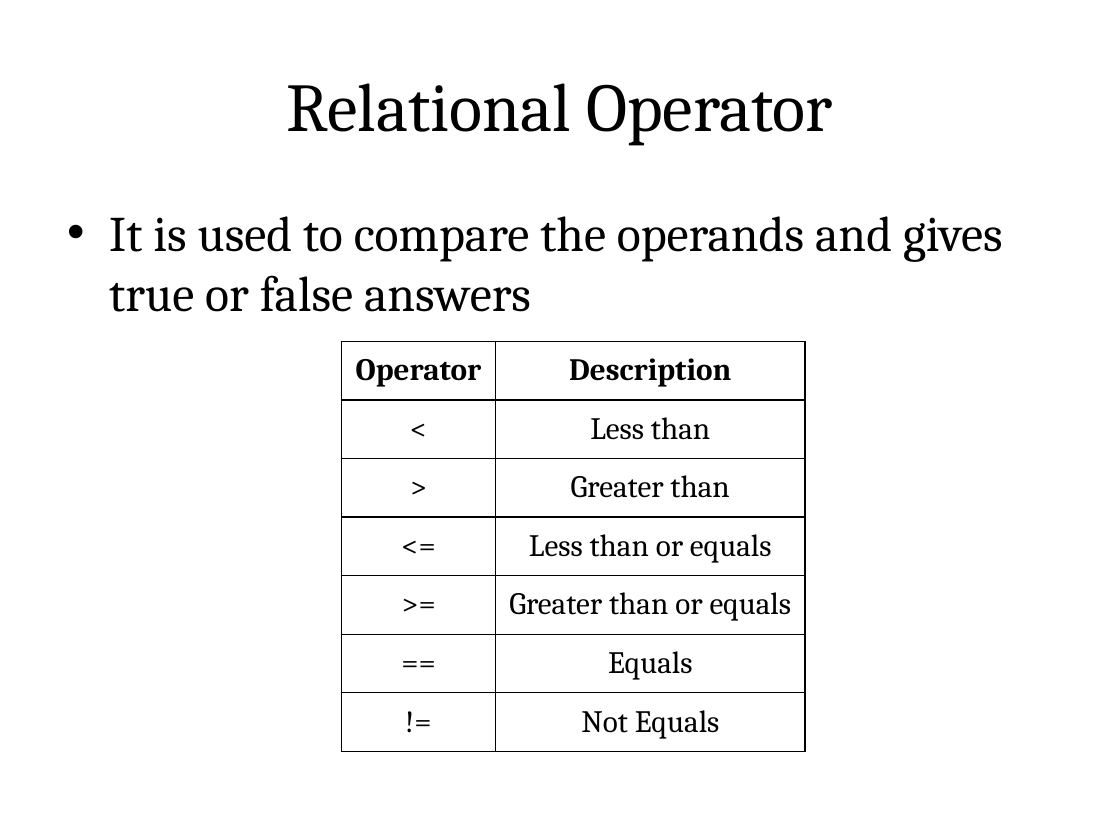
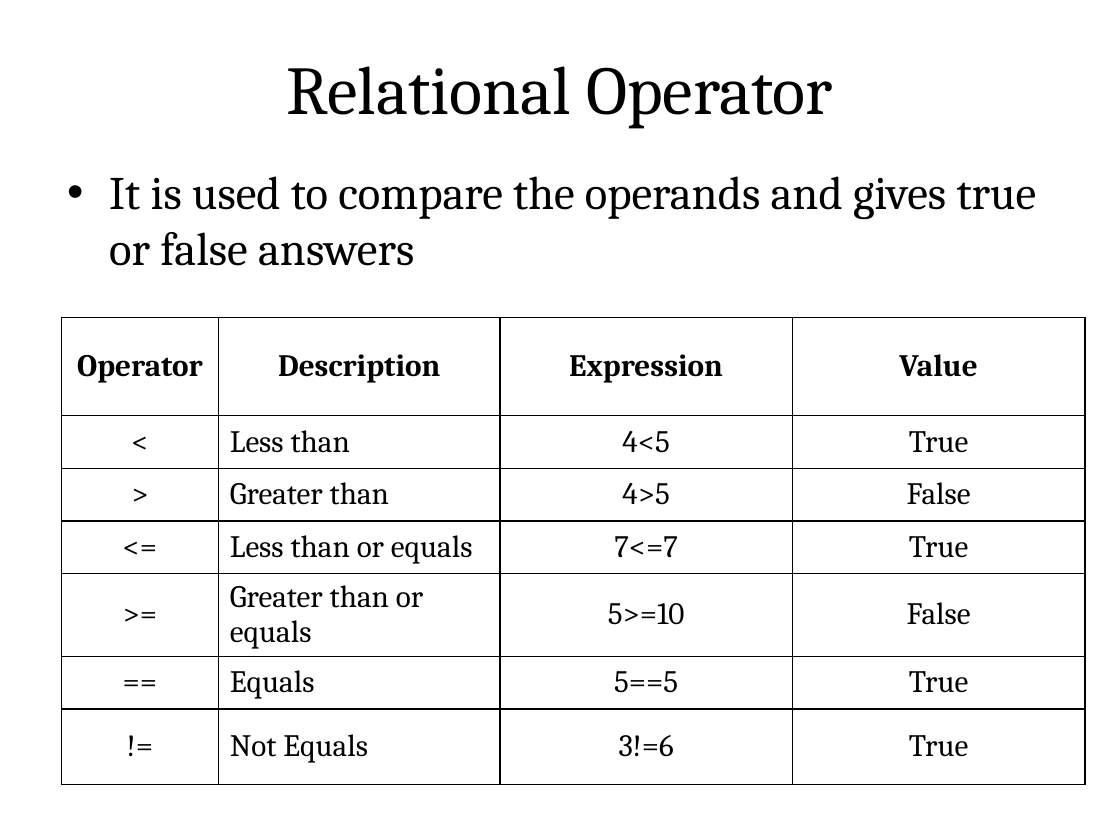
Before and after one commit to rajasekaran36/GE8151-Problem-Solving-and-Python-Programming, a slide deck: slide 5 of Slides/Unit 2/GE8151-U2-2-Operators.pptx. Drawn at 1120x840 pixels with LibreOffice and Linux fonts; fonts in the diff are those of the drawing. Boxes give left, top, right and bottom in pixels: in the first picture for what was removed or moved away, otherwise in the second. Text is boxed around its words. In the diff, an @@ line names an element or a change of style, - is before the commit and + after.

```diff
--- a/Slides/Unit 2/GE8151-U2-2-Operators.pptx
+++ b/Slides/Unit 2/GE8151-U2-2-Operators.pptx
@@ title "Relational Operator": place and size @@
-title "Relational Operator" at [56, 34, 1064, 174]
+title "Relational Operator" at [56, 34, 1064, 140]
@@ text "It is used to compare ...": place and size @@
-text "It is used to compare ..." at [109, 216, 1003, 312]
+text "It is used to compare ..." at [109, 176, 1037, 266]
@@ text "It is used to compare ..." at [109, 176, 1037, 266]: size 32 to 30 pt @@
@@ table at [62, 317, 1085, 787] @@
+column 3: Expression | 4<5 | 4>5 | 7<=7 | 5>=10 | 5==5 | 3!=6
+column 4: Value | True | False | True | False | True | True
@@ table: place and size @@
-table at [342, 342, 805, 778]
+table at [62, 317, 1085, 787]
```
Also in this commit, not shown: 1 other slide changed, 6 slides added, 30 other files.
